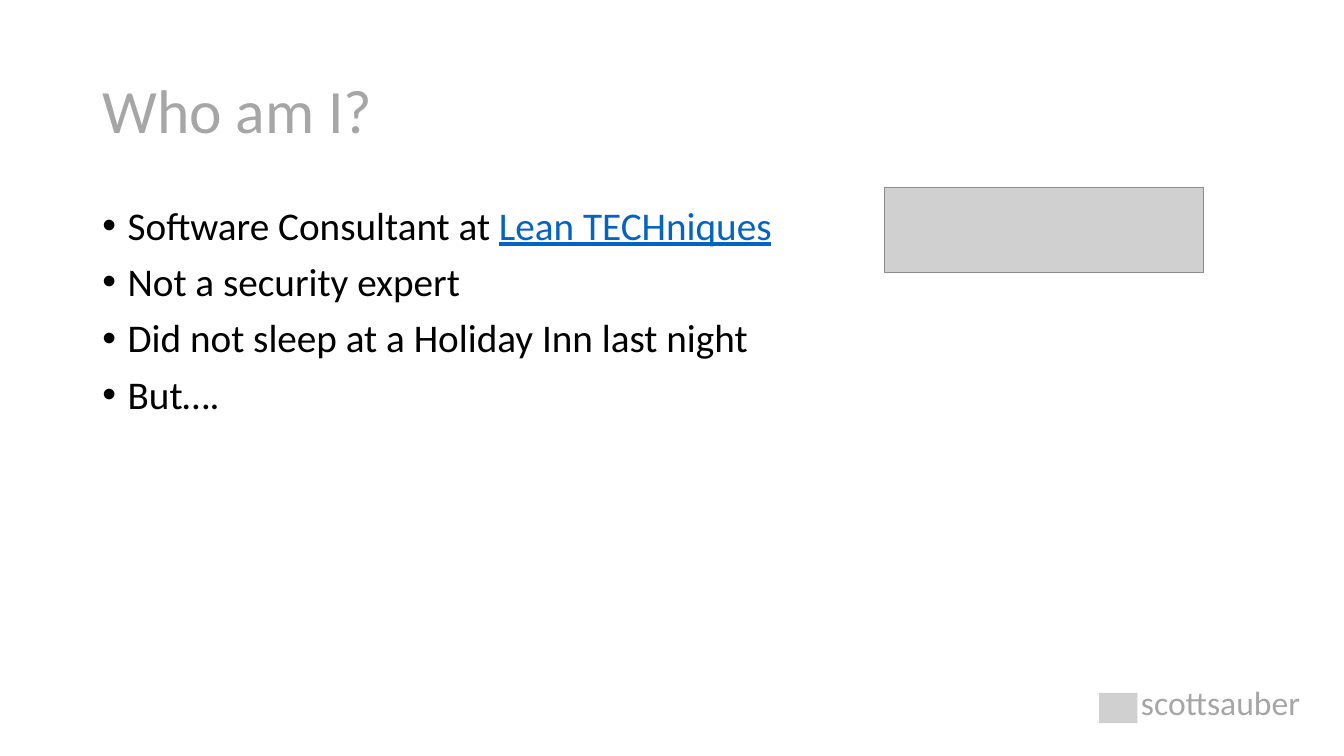
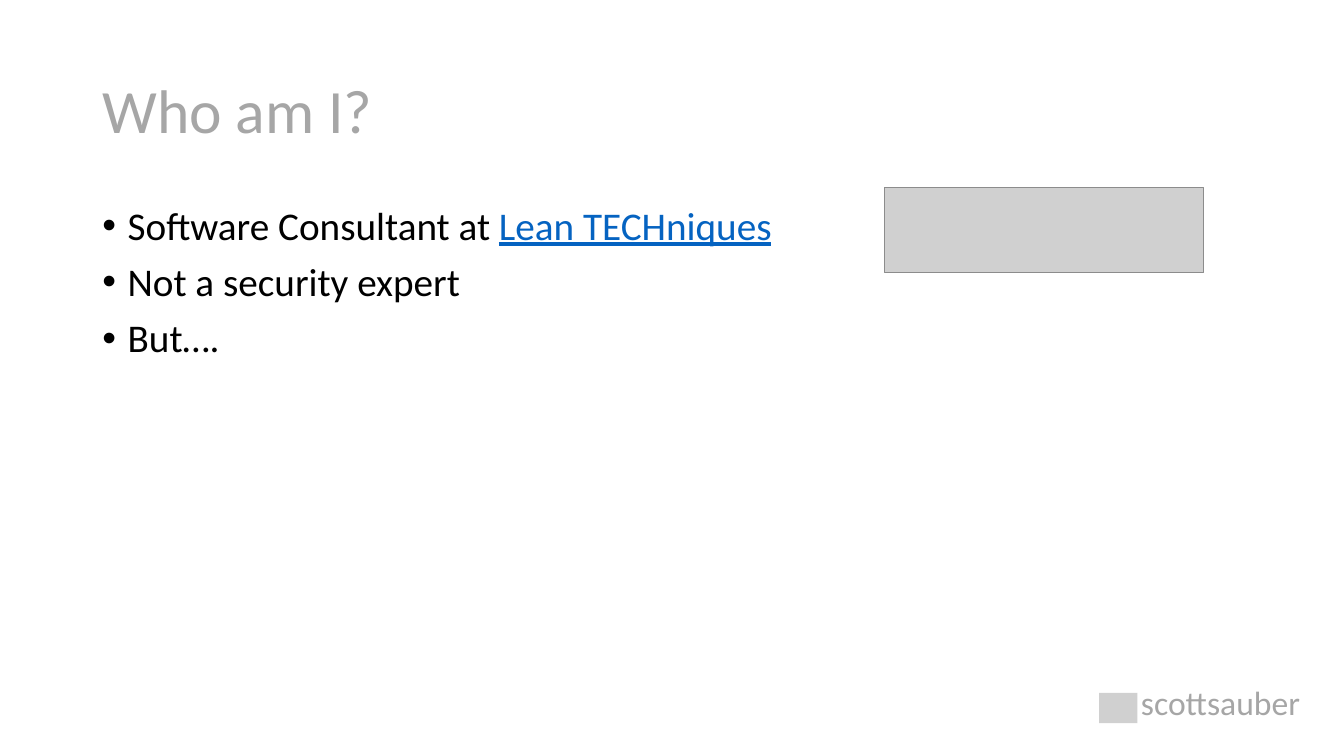
Before and after one commit to scottsauber/security-headers-talk, a slide deck: slide 5 of Security Headers Explained.pptx. Drawn at 1344x756 pixels with LibreOffice and Linux fonts; fonts in the diff are those of the drawing; grey boxes stand for pictures. Boxes give left, top, right and bottom in pixels: in the first picture for what was removed or moved away, otherwise in the second. Text is boxed around its words. In the diff, an @@ line names an element or a change of style, - is before the commit and + after.

```diff
--- a/Security Headers Explained.pptx
+++ b/Security Headers Explained.pptx
@@ text at <box>128,324,747,359</box>: paragraph removed @@
-• Did not sleep at a Holiday Inn last night
```
Also in this commit, not shown: 2 other slides changed.
